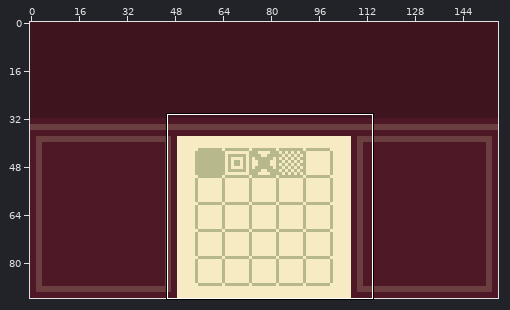
A pixel-art file gets an edit: art_workspace/mockup2.aseprite. Above: a wide view before the commit, with the close-up outlined.
Close-up. Old version:
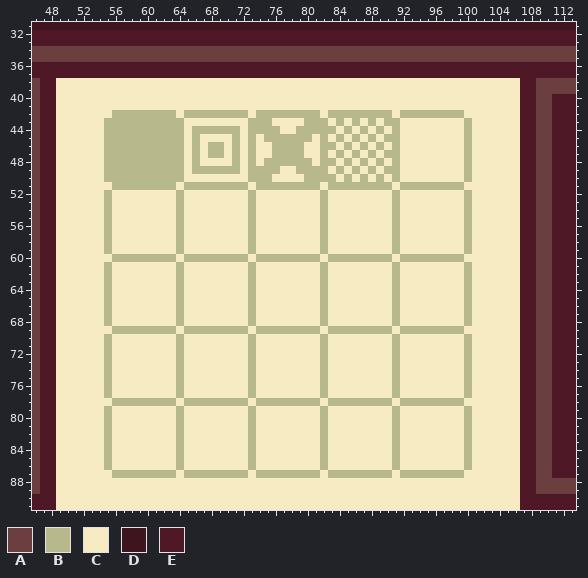
156x92 pixels, 1 frame. Shown: x 46..113, y 31..91.
Visible layers, top first: "Overlays", "Table".
Palette (. is transparent): A #6b3e3f  B #b8b98a  C #f6ebc3  D #3e141f  E #4e1826
Pixels before, first column x 46:
31 DDDDDDDDDDDDDDDDDDDDDDDDDDDDDDDDDDDDDDDDDDDDDDDDDDDDDDDDDDDDDDDDDDDD
32 EEEEEEEEEEEEEEEEEEEEEEEEEEEEEEEEEEEEEEEEEEEEEEEEEEEEEEEEEEEEEEEEEEEE
33 EEEEEEEEEEEEEEEEEEEEEEEEEEEEEEEEEEEEEEEEEEEEEEEEEEEEEEEEEEEEEEEEEEEE
34 AAAAAAAAAAAAAAAAAAAAAAAAAAAAAAAAAAAAAAAAAAAAAAAAAAAAAAAAAAAAAAAAAAAA
35 AAAAAAAAAAAAAAAAAAAAAAAAAAAAAAAAAAAAAAAAAAAAAAAAAAAAAAAAAAAAAAAAAAAA
36 EEEEEEEEEEEEEEEEEEEEEEEEEEEEEEEEEEEEEEEEEEEEEEEEEEEEEEEEEEEEEEEEEEEE
37 EEEEEEEEEEEEEEEEEEEEEEEEEEEEEEEEEEEEEEEEEEEEEEEEEEEEEEEEEEEEEEEEEEEE
38 AEECCCCCCCCCCCCCCCCCCCCCCCCCCCCCCCCCCCCCCCCCCCCCCCCCCCCCCCCCCEEAAAAA
39 AEECCCCCCCCCCCCCCCCCCCCCCCCCCCCCCCCCCCCCCCCCCCCCCCCCCCCCCCCCCEEAAAAA
40 AEECCCCCCCCCCCCCCCCCCCCCCCCCCCCCCCCCCCCCCCCCCCCCCCCCCCCCCCCCCEEAAEEE
41 AEECCCCCCCCCCCCCCCCCCCCCCCCCCCCCCCCCCCCCCCCCCCCCCCCCCCCCCCCCCEEAAEEE
42 AEECCCCCCCBBBBBBBBCBBBBBBBBCBBBBBBBBCBBBBBBBBCBBBBBBBBCCCCCCCEEAAEEE
43 AEECCCCCCBBBBBBBBBBCCCCCCCCBBBCCCCBBBCBCBCBCBBCCCCCCCCBCCCCCCEEAAEEE
44 AEECCCCCCBBBBBBBBBBCBBBBBBCBBBBCCBBBBBCBCBCBCBCCCCCCCCBCCCCCCEEAAEEE
45 AEECCCCCCBBBBBBBBBBCBCCCCBCBCBBBBBBCBCBCBCBCBBCCCCCCCCBCCCCCCEEAAEEE
46 AEECCCCCCBBBBBBBBBBCBCBBCBCBCCBBBBCCBBCBCBCBCBCCCCCCCCBCCCCCCEEAAEEE
47 AEECCCCCCBBBBBBBBBBCBCBBCBCBCCBBBBCCBCBCBCBCBBCCCCCCCCBCCCCCCEEAAEEE
48 AEECCCCCCBBBBBBBBBBCBCCCCBCBCBBBBBBCBBCBCBCBCBCCCCCCCCBCCCCCCEEAAEEE
49 AEECCCCCCBBBBBBBBBBCBBBBBBCBBBBCCBBBBCBCBCBCBBCCCCCCCCBCCCCCCEEAAEEE
50 AEECCCCCCBBBBBBBBBBCCCCCCCCBBBCCCCBBBBCBCBCBCBCCCCCCCCBCCCCCCEEAAEEE
51 AEECCCCCCCBBBBBBBBCBBBBBBBBCBBBBBBBBCBBBBBBBBCBBBBBBBBCCCCCCCEEAAEEE
52 AEECCCCCCBCCCCCCCCBCCCCCCCCBCCCCCCCCBCCCCCCCCBCCCCCCCCBCCCCCCEEAAEEE
53 AEECCCCCCBCCCCCCCCBCCCCCCCCBCCCCCCCCBCCCCCCCCBCCCCCCCCBCCCCCCEEAAEEE
54 AEECCCCCCBCCCCCCCCBCCCCCCCCBCCCCCCCCBCCCCCCCCBCCCCCCCCBCCCCCCEEAAEEE
55 AEECCCCCCBCCCCCCCCBCCCCCCCCBCCCCCCCCBCCCCCCCCBCCCCCCCCBCCCCCCEEAAEEE
56 AEECCCCCCBCCCCCCCCBCCCCCCCCBCCCCCCCCBCCCCCCCCBCCCCCCCCBCCCCCCEEAAEEE
57 AEECCCCCCBCCCCCCCCBCCCCCCCCBCCCCCCCCBCCCCCCCCBCCCCCCCCBCCCCCCEEAAEEE
58 AEECCCCCCBCCCCCCCCBCCCCCCCCBCCCCCCCCBCCCCCCCCBCCCCCCCCBCCCCCCEEAAEEE
59 AEECCCCCCBCCCCCCCCBCCCCCCCCBCCCCCCCCBCCCCCCCCBCCCCCCCCBCCCCCCEEAAEEE
60 AEECCCCCCCBBBBBBBBCBBBBBBBBCBBBBBBBBCBBBBBBBBCBBBBBBBBCCCCCCCEEAAEEE
61 AEECCCCCCBCCCCCCCCBCCCCCCCCBCCCCCCCCBCCCCCCCCBCCCCCCCCBCCCCCCEEAAEEE
62 AEECCCCCCBCCCCCCCCBCCCCCCCCBCCCCCCCCBCCCCCCCCBCCCCCCCCBCCCCCCEEAAEEE
63 AEECCCCCCBCCCCCCCCBCCCCCCCCBCCCCCCCCBCCCCCCCCBCCCCCCCCBCCCCCCEEAAEEE
64 AEECCCCCCBCCCCCCCCBCCCCCCCCBCCCCCCCCBCCCCCCCCBCCCCCCCCBCCCCCCEEAAEEE
65 AEECCCCCCBCCCCCCCCBCCCCCCCCBCCCCCCCCBCCCCCCCCBCCCCCCCCBCCCCCCEEAAEEE
66 AEECCCCCCBCCCCCCCCBCCCCCCCCBCCCCCCCCBCCCCCCCCBCCCCCCCCBCCCCCCEEAAEEE
67 AEECCCCCCBCCCCCCCCBCCCCCCCCBCCCCCCCCBCCCCCCCCBCCCCCCCCBCCCCCCEEAAEEE
68 AEECCCCCCBCCCCCCCCBCCCCCCCCBCCCCCCCCBCCCCCCCCBCCCCCCCCBCCCCCCEEAAEEE
69 AEECCCCCCCBBBBBBBBCBBBBBBBBCBBBBBBBBCBBBBBBBBCBBBBBBBBCCCCCCCEEAAEEE
70 AEECCCCCCBCCCCCCCCBCCCCCCCCBCCCCCCCCBCCCCCCCCBCCCCCCCCBCCCCCCEEAAEEE
71 AEECCCCCCBCCCCCCCCBCCCCCCCCBCCCCCCCCBCCCCCCCCBCCCCCCCCBCCCCCCEEAAEEE
72 AEECCCCCCBCCCCCCCCBCCCCCCCCBCCCCCCCCBCCCCCCCCBCCCCCCCCBCCCCCCEEAAEEE
73 AEECCCCCCBCCCCCCCCBCCCCCCCCBCCCCCCCCBCCCCCCCCBCCCCCCCCBCCCCCCEEAAEEE
74 AEECCCCCCBCCCCCCCCBCCCCCCCCBCCCCCCCCBCCCCCCCCBCCCCCCCCBCCCCCCEEAAEEE
75 AEECCCCCCBCCCCCCCCBCCCCCCCCBCCCCCCCCBCCCCCCCCBCCCCCCCCBCCCCCCEEAAEEE
76 AEECCCCCCBCCCCCCCCBCCCCCCCCBCCCCCCCCBCCCCCCCCBCCCCCCCCBCCCCCCEEAAEEE
77 AEECCCCCCBCCCCCCCCBCCCCCCCCBCCCCCCCCBCCCCCCCCBCCCCCCCCBCCCCCCEEAAEEE
78 AEECCCCCCCBBBBBBBBCBBBBBBBBCBBBBBBBBCBBBBBBBBCBBBBBBBBCCCCCCCEEAAEEE
79 AEECCCCCCBCCCCCCCCBCCCCCCCCBCCCCCCCCBCCCCCCCCBCCCCCCCCBCCCCCCEEAAEEE
80 AEECCCCCCBCCCCCCCCBCCCCCCCCBCCCCCCCCBCCCCCCCCBCCCCCCCCBCCCCCCEEAAEEE
81 AEECCCCCCBCCCCCCCCBCCCCCCCCBCCCCCCCCBCCCCCCCCBCCCCCCCCBCCCCCCEEAAEEE
82 AEECCCCCCBCCCCCCCCBCCCCCCCCBCCCCCCCCBCCCCCCCCBCCCCCCCCBCCCCCCEEAAEEE
83 AEECCCCCCBCCCCCCCCBCCCCCCCCBCCCCCCCCBCCCCCCCCBCCCCCCCCBCCCCCCEEAAEEE
84 AEECCCCCCBCCCCCCCCBCCCCCCCCBCCCCCCCCBCCCCCCCCBCCCCCCCCBCCCCCCEEAAEEE
85 AEECCCCCCBCCCCCCCCBCCCCCCCCBCCCCCCCCBCCCCCCCCBCCCCCCCCBCCCCCCEEAAEEE
86 AEECCCCCCBCCCCCCCCBCCCCCCCCBCCCCCCCCBCCCCCCCCBCCCCCCCCBCCCCCCEEAAEEE
87 AEECCCCCCCBBBBBBBBCBBBBBBBBCBBBBBBBBCBBBBBBBBCBBBBBBBBCCCCCCCEEAAEEE
88 AEECCCCCCCCCCCCCCCCCCCCCCCCCCCCCCCCCCCCCCCCCCCCCCCCCCCCCCCCCCEEAAAAA
89 AEECCCCCCCCCCCCCCCCCCCCCCCCCCCCCCCCCCCCCCCCCCCCCCCCCCCCCCCCCCEEAAAAA
90 EEECCCCCCCCCCCCCCCCCCCCCCCCCCCCCCCCCCCCCCCCCCCCCCCCCCCCCCCCCCEEEEEEE
91 EEECCCCCCCCCCCCCCCCCCCCCCCCCCCCCCCCCCCCCCCCCCCCCCCCCCCCCCCCCCEEEEEEE
And afterwards:
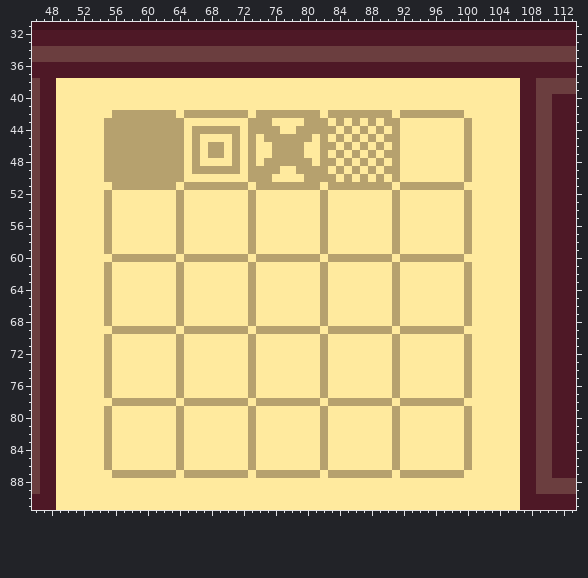
Changes in this commit:
layer "Overlay" added
layer "Overlays" removed
Colour B changes from #b8b98a to #b6a16e.
Colour C changes from #f6ebc3 to #ffea9e.
